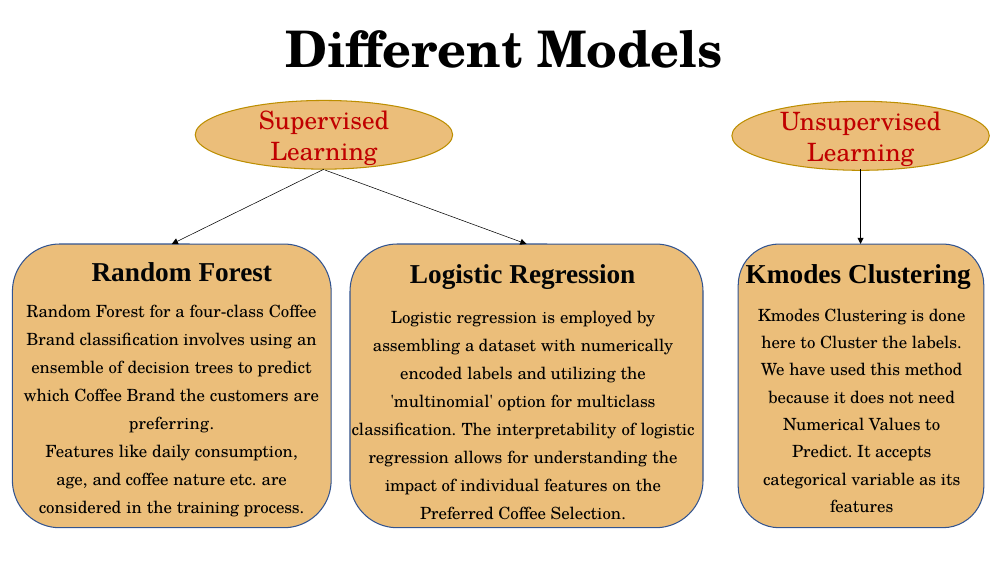
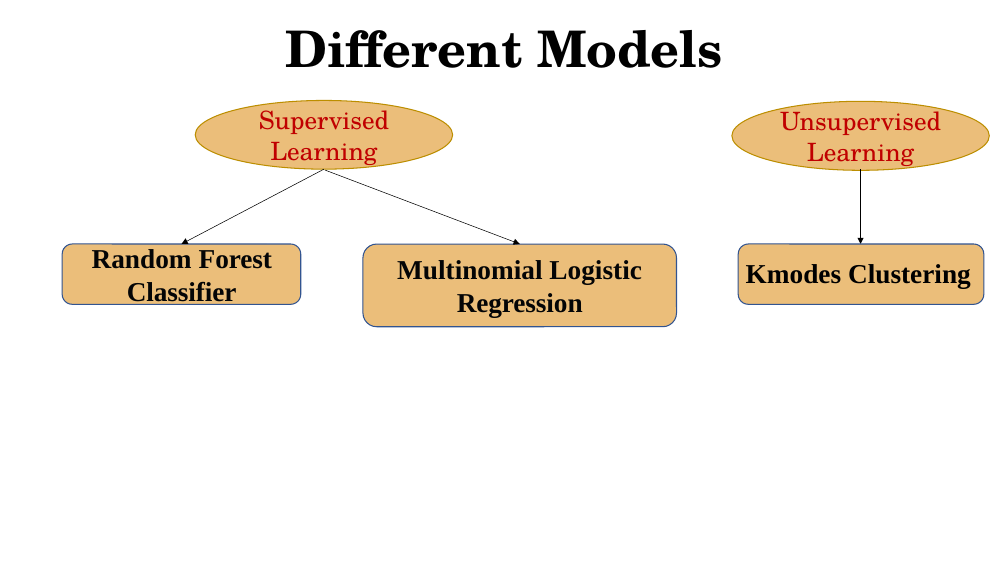
Before and after one commit to subhajyotirkmveri/Econometrics_project_matter, a slide deck: slide 13 of Project/Econometrics.pptx (slide 11 before the commit). Drawn at 1008x567 pixels with LibreOffice and Linux fonts; fonts in the diff are those of the drawing; background and template pictures are left out. Boxes give left, top, right and bottom in pixels: in the first picture for what was removed or moved away, otherwise in the second. Text is boxed around its words. In the diff, an @@ line names an element or a change of style, - is before the commit and + after.

```diff
--- a/Project/Econometrics.pptx
+++ b/Project/Econometrics.pptx
@@ arrow moved from (324, 169) - (172, 244) to (324, 169) - (181, 244) @@
@@ arrow moved from (325, 170) - (526, 244) to (325, 170) - (520, 244) @@
@@ rounded rectangle: place and size @@
-rounded rectangle at <box>12,244,331,528</box>
+rounded rectangle at <box>62,244,301,305</box>
@@ text at <box>92,249,272,306</box>: text changed @@
-Random Forest
+Random Forest Classifier
@@ rounded rectangle: place and size @@
-rounded rectangle at <box>350,244,703,528</box>
+rounded rectangle at <box>363,244,677,327</box>
@@ text at <box>397,260,641,317</box>: text changed; size 16 to 26 pt; font TeX Gyre Schola to Times New Roman; text colour #000000 to #040506; bold on @@
-Logistic Regression
-Logistic regression is employed by assembling a dataset with numerically encoded labels and utilizing the 'multinomial' option for multiclass classification. The interpretability of logistic regression allows for understanding the impact of individual features on the Preferred Coffee Selection.
+Multinomial Logistic Regression
@@ rounded rectangle: place and size @@
-rounded rectangle at <box>739,244,985,528</box>
+rounded rectangle at <box>739,244,985,305</box>
@@ text removed at <box>24,304,320,517</box> @@
-Random Forest for a four-class Coffee Brand classification involves using an ensemble of decision trees to predict which Coffee Brand the customers are preferring.
-Features like daily consumption, age, and coffee nature etc. are considered in the training process.
@@ text removed at <box>758,308,966,513</box> @@
-Kmodes Clustering is done here to Cluster the labels. We have used this method because it does not need Numerical Values to Predict. It accepts categorical variable as its features
```
Also in this commit, not shown: 5 other slides changed, 11 slides added, 2 slides removed.
